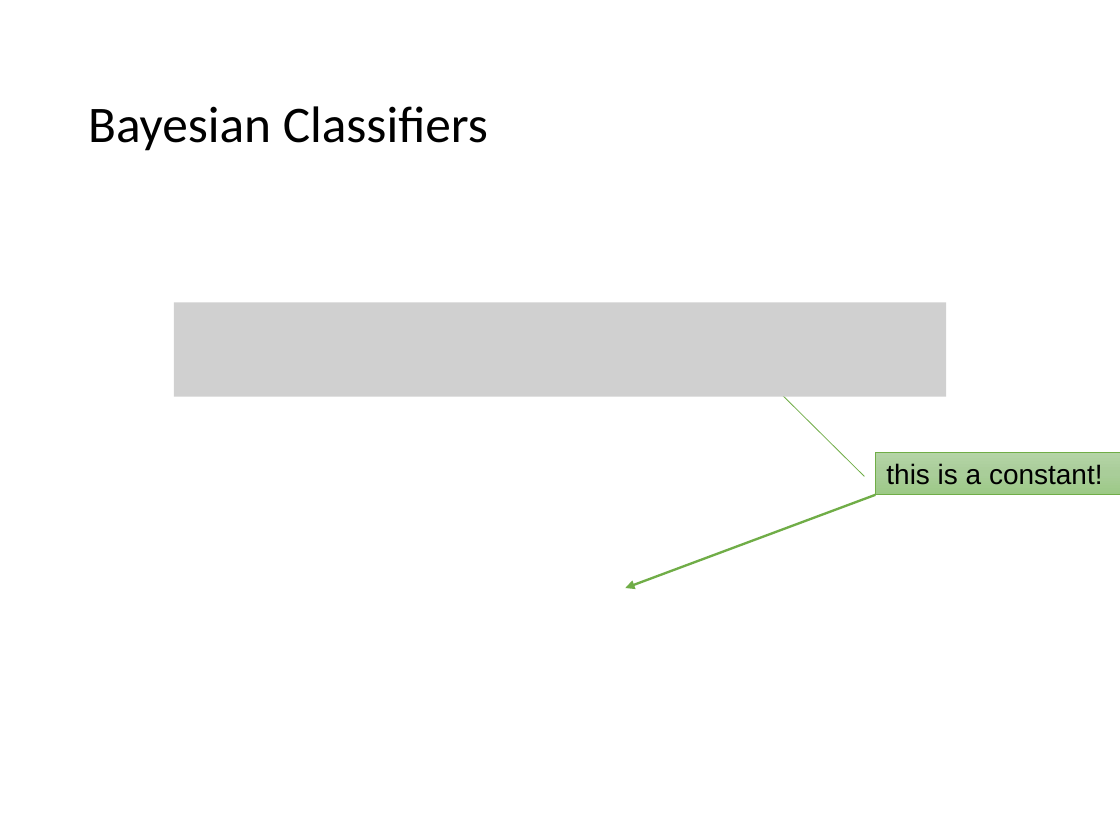
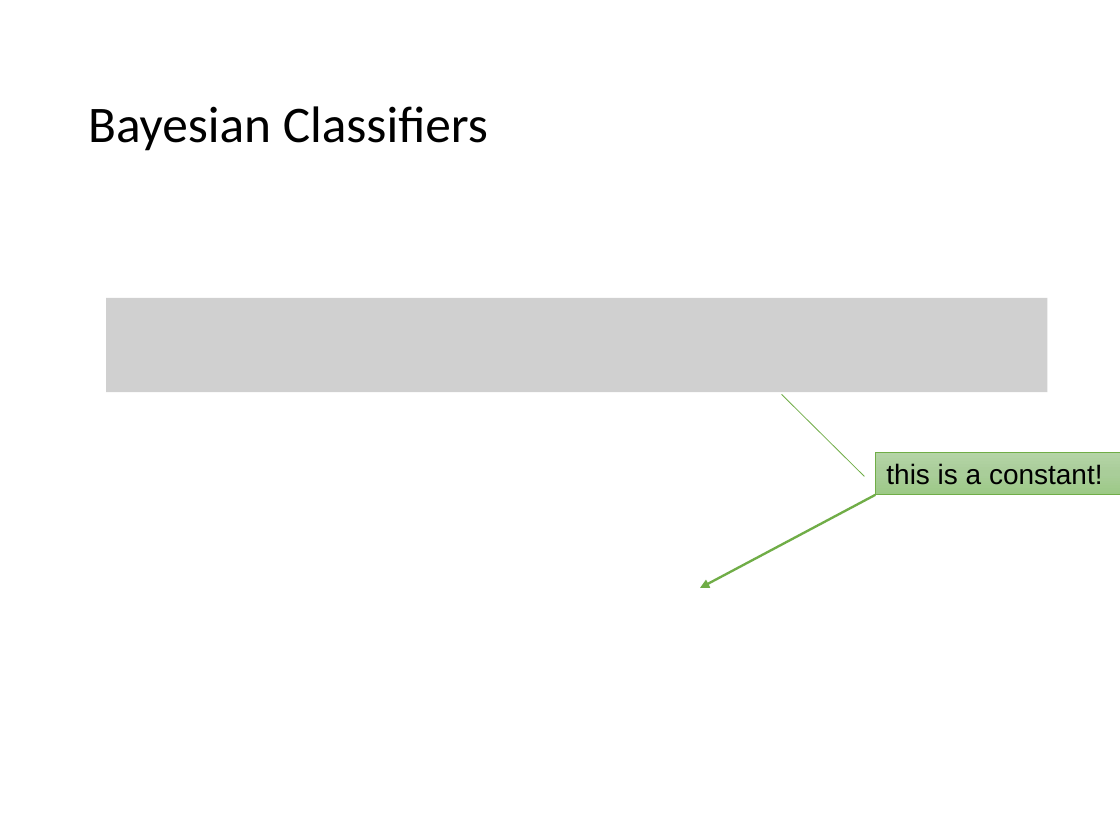
Before and after one commit to mhahsler/Introduction_to_Data_Mining_R_Examples, a slide deck: slide 42 of slides/chap4_alternative_classification.pptx (slide 43 before the commit). Drawn at 1120x840 pixels with LibreOffice and Linux fonts; fonts in the diff are those of the drawing; grey boxes stand for pictures. Boxes give left, top, right and bottom in pixels: in the first picture for what was removed or moved away, otherwise in the second. Text is boxed around its words. In the diff, an @@ line names an element or a change of style, - is before the commit and + after.

```diff
--- a/slides/chap4_alternative_classification.pptx
+++ b/slides/chap4_alternative_classification.pptx
@@ picture: place and size @@
-picture at [174, 302, 945, 396]
+picture at [106, 298, 1047, 392]
@@ arrow moved from (876, 495) - (625, 588) to (876, 495) - (700, 588) @@
```
Also in this commit, not shown: 10 other slides changed, 1 slide removed, 1 other file.
